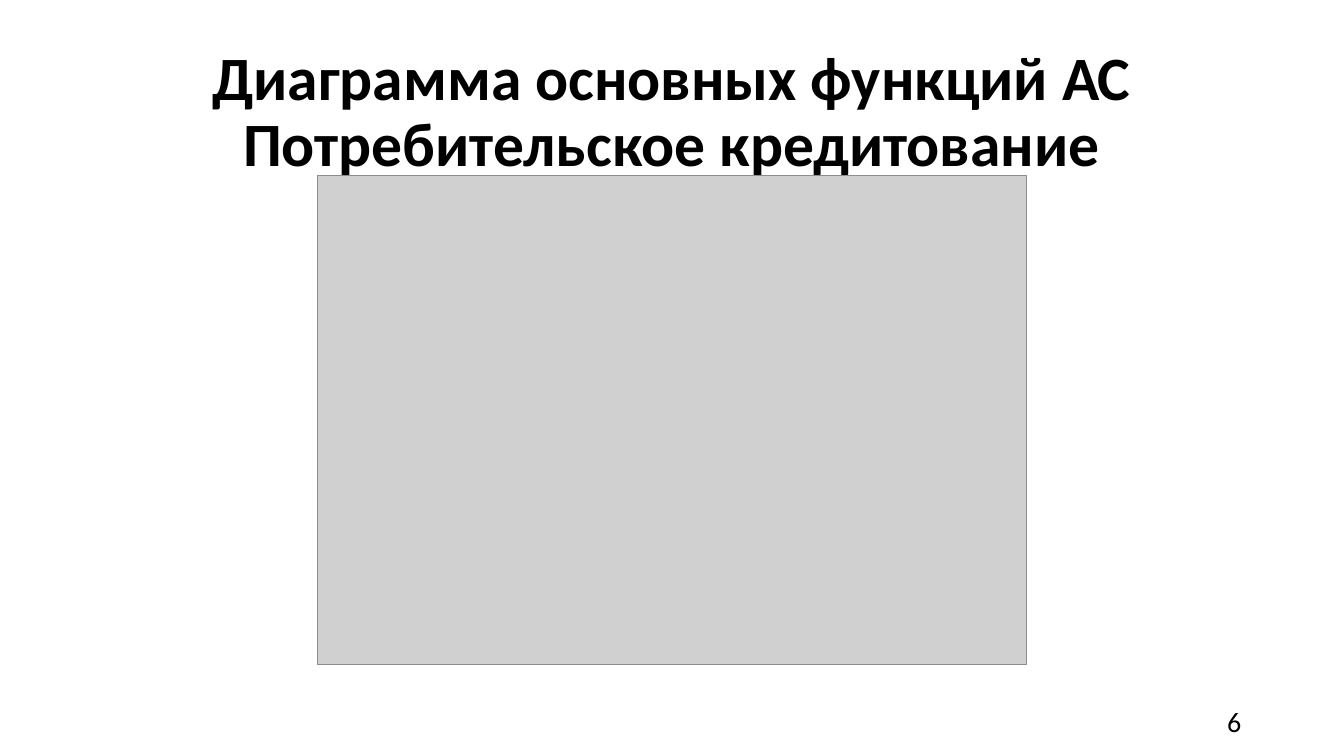
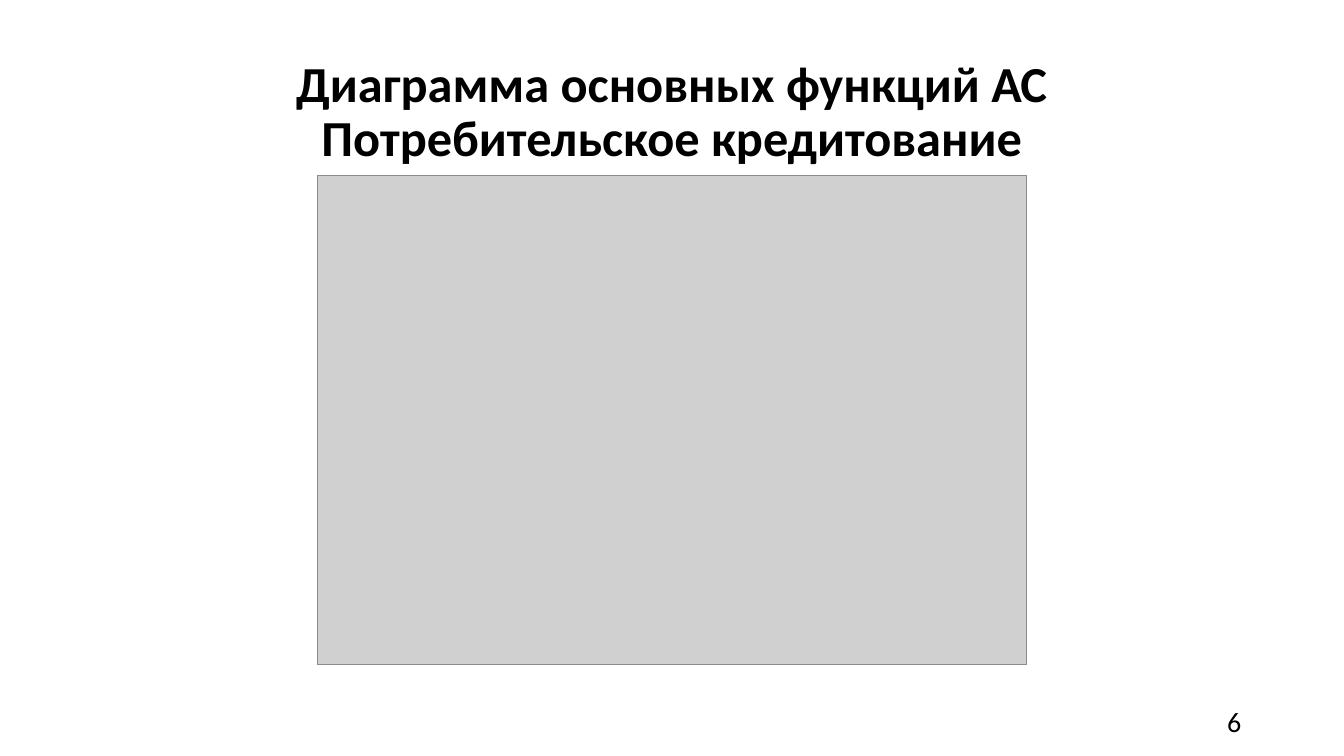
Before and after one commit to A1ex1in/3k2sKursachi, a slide deck: slide 6 of анацкая/КП/КР ЧигаревА.Ю. БИб-21Э1 ТПЗАС.pptx. Drawn at 1344x756 pixels with LibreOffice and Linux fonts; fonts in the diff are those of the drawing; grey boxes stand for pictures. Boxes give left, top, right and bottom in pixels: in the first picture for what was removed or moved away, otherwise in the second. Text is boxed around its words. In the diff, an @@ line names an element or a change of style, - is before the commit and + after.

```diff
--- a/анацкая/КП/КР ЧигаревА.Ю. БИб-21Э1 ТПЗАС.pptx
+++ b/анацкая/КП/КР ЧигаревА.Ю. БИб-21Э1 ТПЗАС.pptx
@@ title "Диаграмма основных функций АС Потребительское ..." at (x1=296, y1=67, x2=1047, y2=164): size 44 to 36 pt @@
```
Also in this commit, not shown: 9 other slides changed.
